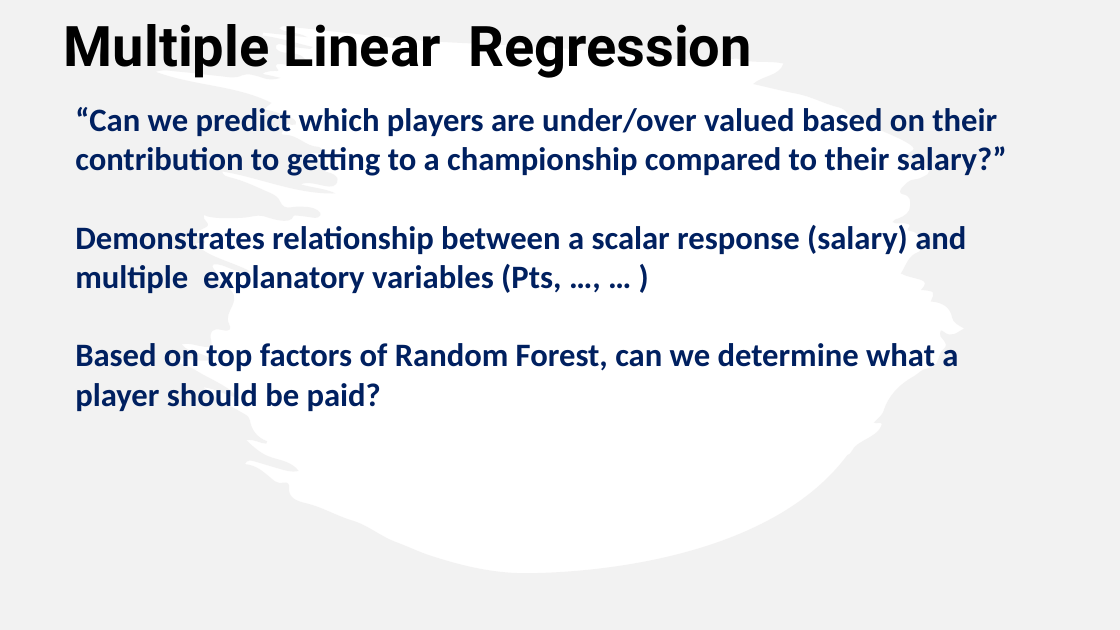
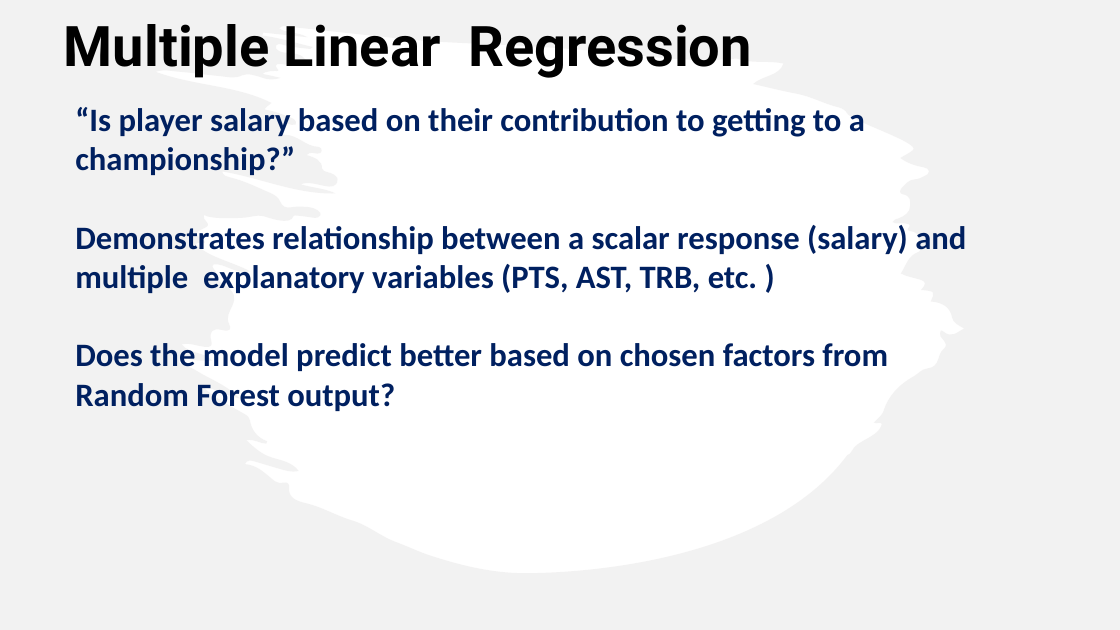
Before and after one commit to caitbeatty/nba_machine_learning, a slide deck: slide 8 of NBAPresentation.pptx. Drawn at 1120x630 pixels with LibreOffice and Linux fonts; fonts in the diff are those of the drawing. Boxes give left, top, right and bottom in pixels: in the first picture for what was removed or moved away, otherwise in the second. Text is boxed around its words. In the diff, an @@ line names an element or a change of style, - is before the commit and + after.

Commit message:
updated pp

```diff
--- a/NBAPresentation.pptx
+++ b/NBAPresentation.pptx
@@ text at <box>75,107,966,411</box>: text changed @@
-“Can we predict which players are under/over valued based on their contribution to getting to a championship compared to their salary?”
-Demonstrates relationship between a scalar response (salary) and multiple explanatory variables (Pts, …, … )
-Based on top factors of Random Forest, can we determine what a player should be paid?
+“Is player salary based on their contribution to getting to a championship?”
+Demonstrates relationship between a scalar response (salary) and multiple explanatory variables (PTS, AST, TRB, etc. )
+Does the model predict better based on chosen factors from Random Forest output?
```
Also in this commit, not shown: 3 other slides changed.
